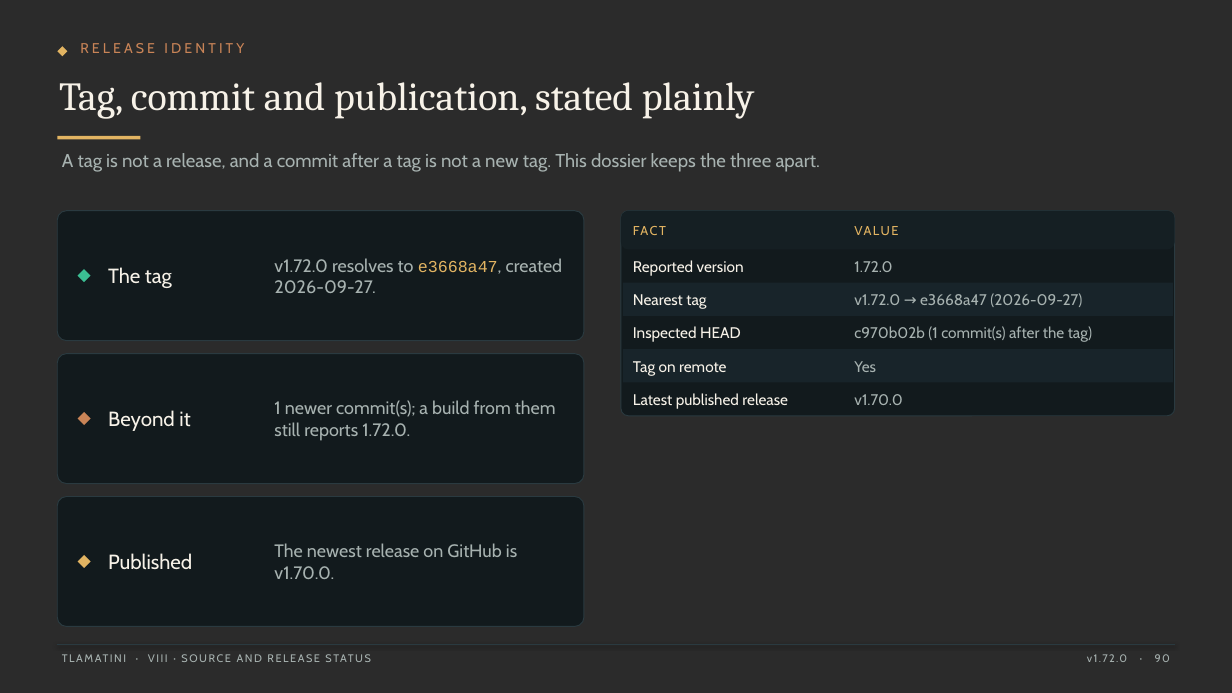
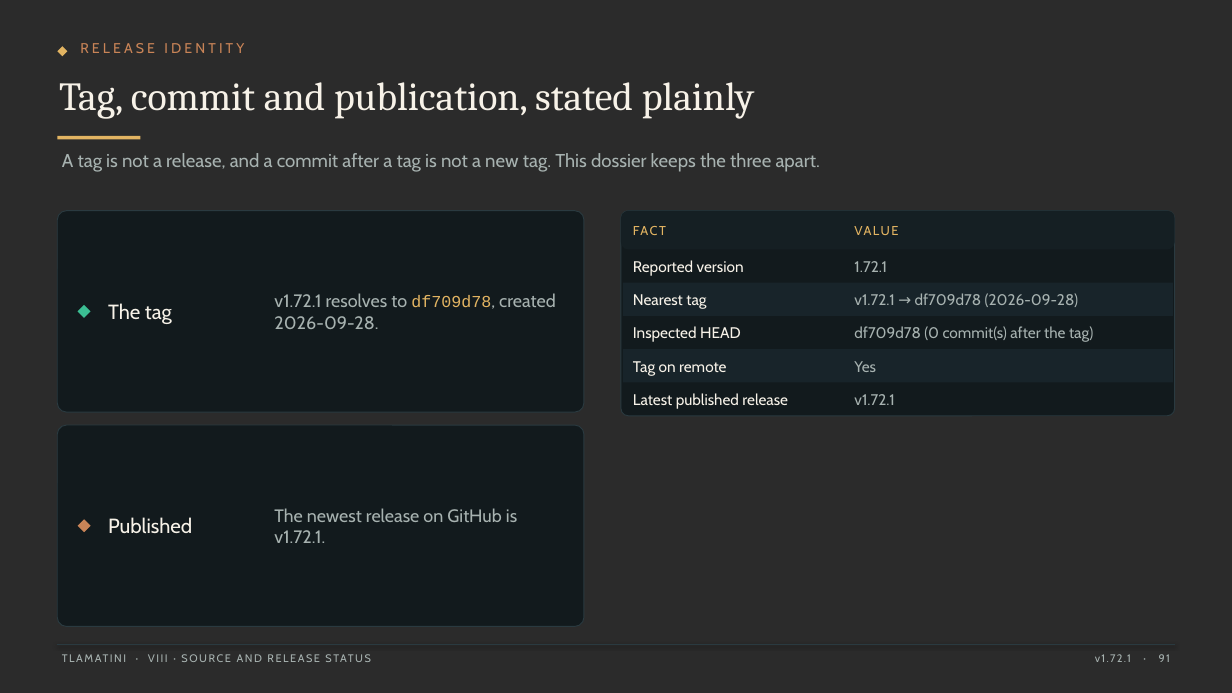
Before and after one commit to XAIHT/Tlamatini, a slide deck: slide 91 of Tlamatini_eXtended_Artificial_Intelligence_Humanly_Tempered.pptx (slide 90 before the commit). Drawn at 1232x693 pixels with LibreOffice and Linux fonts; fonts in the diff are those of the drawing; background and template pictures are left out; a plain dark background stands for a picture behind light text. Boxes give left, top, right and bottom in pixels: in the first picture for what was removed or moved away, otherwise in the second. Text is boxed around its words. In the diff, an @@ line names an element or a change of style, - is before the commit and + after.

```diff
--- a/Tlamatini_eXtended_Artificial_Intelligence_Humanly_Tempered.pptx
+++ b/Tlamatini_eXtended_Artificial_Intelligence_Humanly_Tempered.pptx
@@ rounded rectangle at <box>57,211,584,412</box>: proportions changed @@
@@ rounded rectangle: place and size @@
-rounded rectangle at <box>57,211,584,341</box>
+rounded rectangle at <box>57,211,584,412</box>
@@ text "The tag": place and size @@
-text "The tag" at <box>108,267,172,288</box>
+text "The tag" at <box>108,303,172,324</box>
@@ text at <box>854,261,887,272</box>: text changed @@
-1.72.0
+1.72.1
@@ text at <box>274,293,556,329</box>: text changed @@
-v1.72.0 resolves to e3668a47, created 2026-09-27.
+v1.72.1 resolves to df709d78, created 2026-09-28.
@@ text at <box>854,293,1079,307</box>: text changed @@
-v1.72.0 → e3668a47 (2026-09-27)
+v1.72.1 → df709d78 (2026-09-28)
@@ diamond: place and size @@
-diamond at <box>78,269,91,282</box>
+diamond at <box>78,305,91,318</box>
@@ text at <box>854,326,1093,342</box>: text changed @@
-c970b02b (1 commit(s) after the tag)
+df709d78 (0 commit(s) after the tag)
@@ rounded rectangle removed at <box>57,354,584,484</box> @@
@@ text removed at <box>108,410,190,431</box> @@
-Beyond it
@@ text removed at <box>274,400,556,441</box> @@
-1 newer commit(s); a build from them still reports 1.72.0.
@@ text at <box>854,394,894,405</box>: text changed @@
-v1.70.0
+v1.72.1
@@ rounded rectangle: place and size @@
-rounded rectangle at <box>57,496,584,627</box>
+rounded rectangle at <box>57,425,584,627</box>
@@ rounded rectangle at <box>57,425,584,627</box>: proportions changed @@
@@ text "Published": place and size @@
-text "Published" at <box>108,553,192,570</box>
+text "Published" at <box>108,517,192,534</box>
@@ text at <box>274,508,517,543</box>: text changed @@
-The newest release on GitHub is v1.70.0.
+The newest release on GitHub is v1.72.1.
@@ diamond: place and size @@
-diamond at <box>78,412,91,425</box>
+diamond at <box>78,519,91,532</box>
@@ diamond removed at <box>78,555,91,568</box> @@
@@ text at <box>1095,654,1170,662</box>: text changed @@
-v1.72.0 · 90
+v1.72.1 · 91
```
Also in this commit, not shown: 119 other slides changed, 1 slide added, 16 other files.
